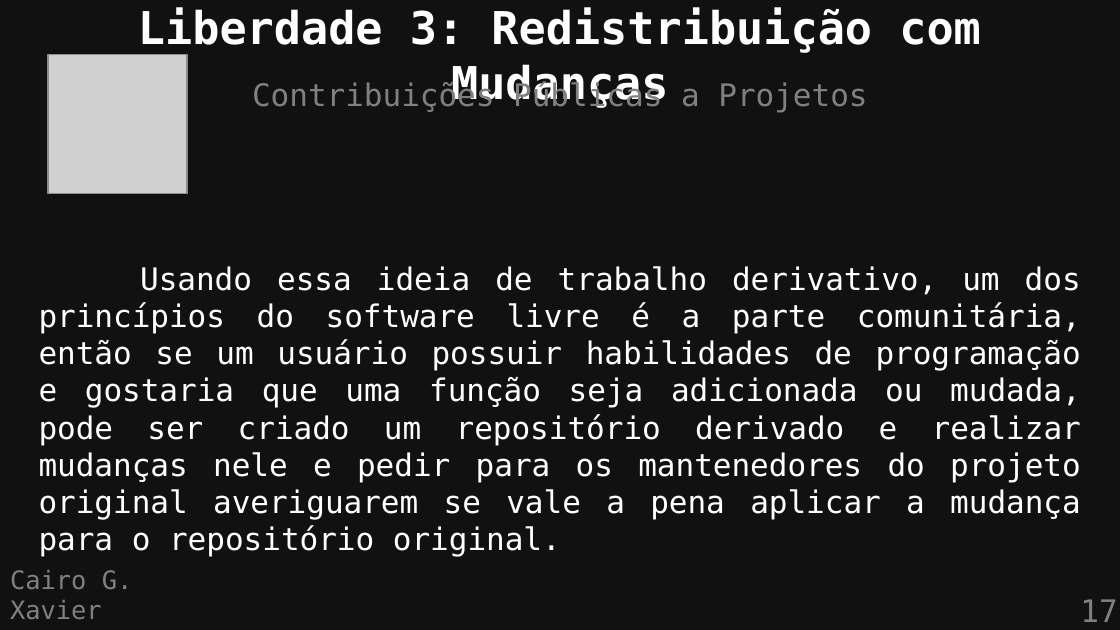
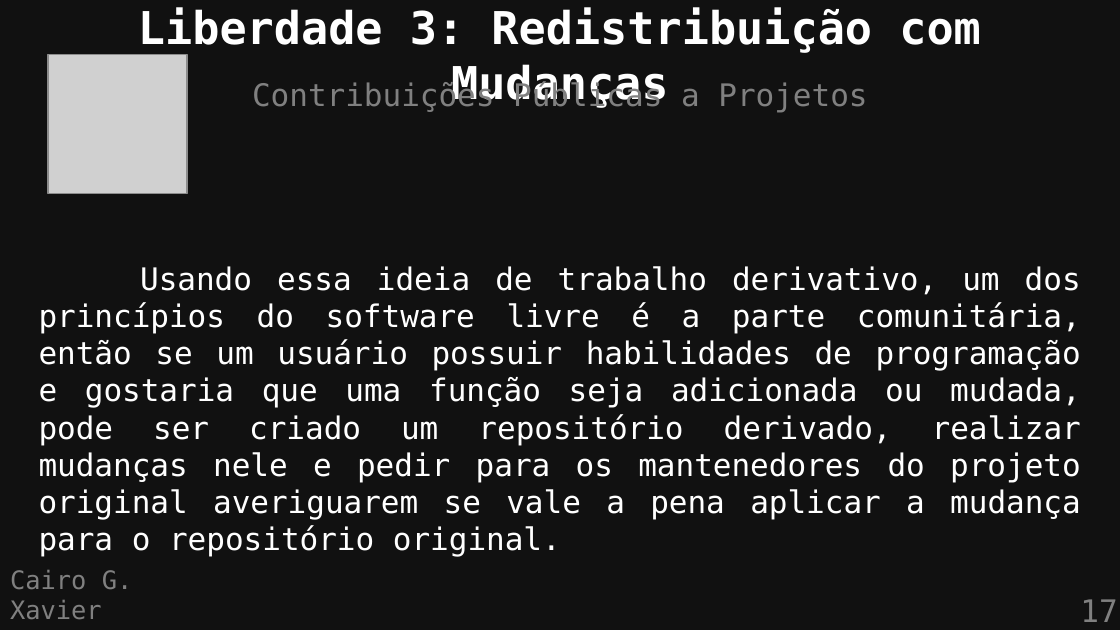
Before and after one commit to cairoGarcia/flisol-2026-ufmg, a slide deck: slide 17 of slides/definicao.odp. Drawn at 1120x630 pixels with LibreOffice and Linux fonts; fonts in the diff are those of the drawing; grey boxes stand for pictures. Boxes give left, top, right and bottom in pixels: in the first picture for what was removed or moved away, otherwise in the second. Text is boxed around its words. In the diff, an @@ line names an element or a change of style, - is before the commit and + after.

```diff
--- a/slides/definicao.odp
+++ b/slides/definicao.odp
@@ text at box(39, 266, 1081, 557): text changed @@
-Usando essa ideia de trabalho derivativo, um dos princípios do software livre é a parte comunitária, então se um usuário possuir habilidades de programação e gostaria que uma função seja adicionada ou mudada, pode ser criado um repositório derivado e realizar mudanças nele e pedir para os mantenedores do projeto original averiguarem se vale a pena aplicar a mudança para o repositório original.
+Usando essa ideia de trabalho derivativo, um dos princípios do software livre é a parte comunitária, então se um usuário possuir habilidades de programação e gostaria que uma função seja adicionada ou mudada, pode ser criado um repositório derivado, realizar mudanças nele e pedir para os mantenedores do projeto original averiguarem se vale a pena aplicar a mudança para o repositório original.
```
Also in this commit, not shown: 2 other slides changed.
